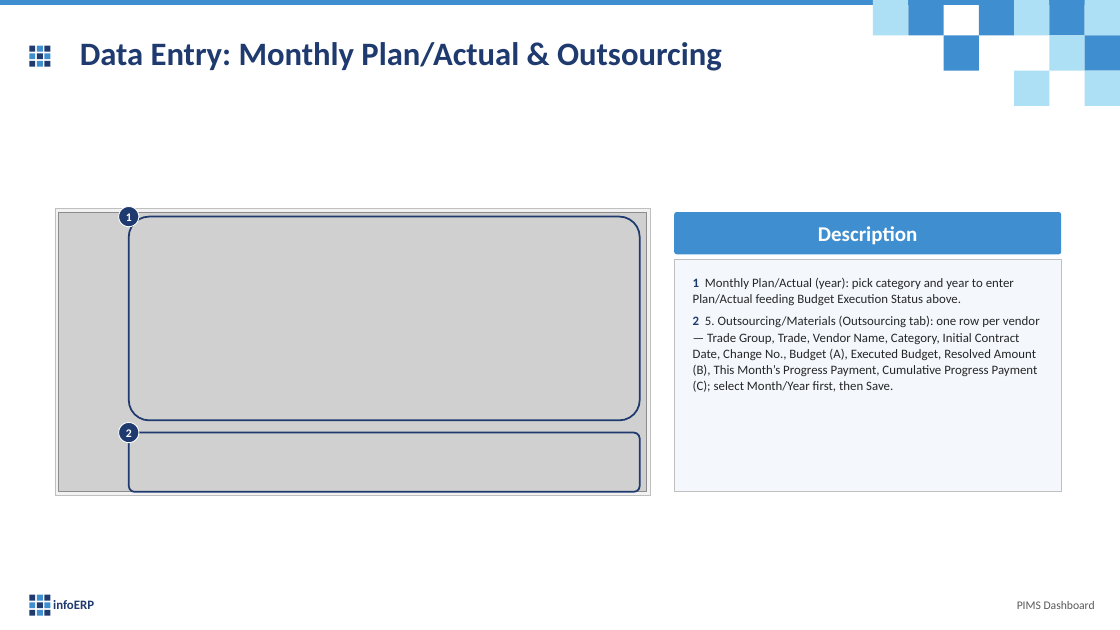
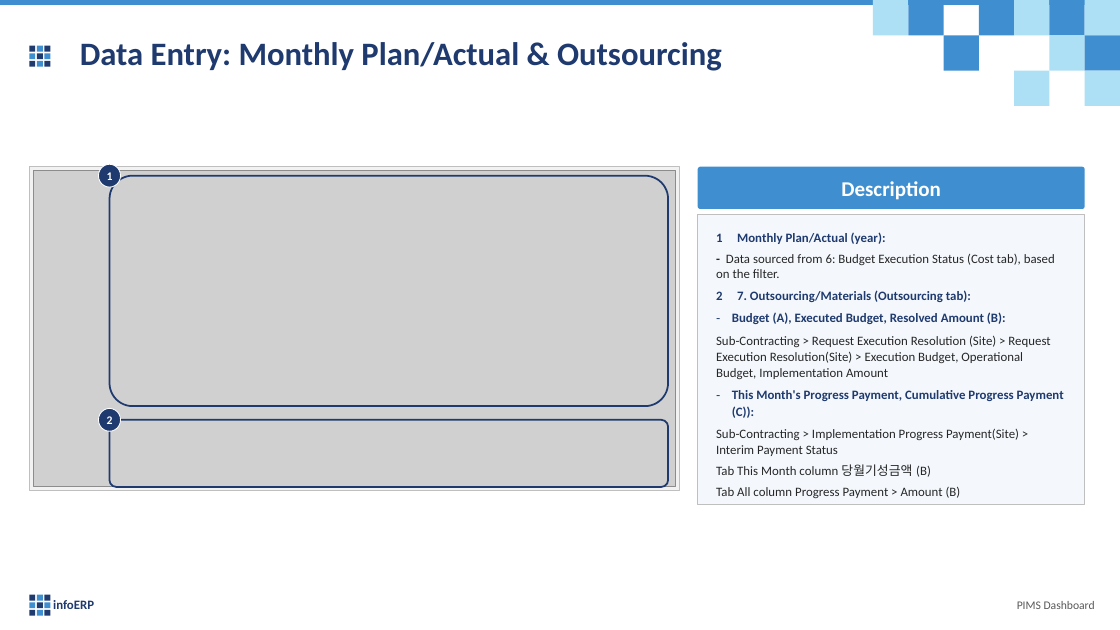
Before and after one commit to truongCLT/PIMS-DASHBOARD, a slide deck: slide 40 of docs/PIMS_Dashboard_User_Guide_Condensed.pptx (slide 37 before the commit). Drawn at 1120x630 pixels with LibreOffice and Linux fonts; fonts in the diff are those of the drawing; grey boxes stand for pictures. Boxes give left, top, right and bottom in pixels: in the first picture for what was removed or moved away, otherwise in the second. Text is boxed around its words. In the diff, an @@ line names an element or a change of style, - is before the commit and + after.

```diff
--- a/docs/PIMS_Dashboard_User_Guide_Condensed.pptx
+++ b/docs/PIMS_Dashboard_User_Guide_Condensed.pptx
@@ rectangle: place and size @@
-rectangle at [55,208,650,495]
+rectangle at [29,166,680,491]
@@ picture: place and size @@
-picture at [59,212,647,492]
+picture at [33,171,676,487]
@@ ellipse "1": place and size @@
-ellipse "1" at [118,207,139,227]
+ellipse "1" at [98,165,120,187]
@@ rounded rectangle: place and size @@
-rounded rectangle at [129,217,639,421]
+rounded rectangle at [109,176,668,406]
@@ rounded rectangle "Description": place and size @@
-rounded rectangle "Description" at [675,212,1062,254]
+rounded rectangle "Description" at [698,166,1086,208]
@@ rectangle: place and size @@
-rectangle at [675,260,1062,492]
+rectangle at [698,214,1086,505]
@@ text at [716,232,1064,498]: text changed @@
-1 Monthly Plan/Actual (year): pick category and year to enter Plan/Actual feeding Budget Execution Status above.
-2 5. Outsourcing/Materials (Outsourcing tab): one row per vendor — Trade Group, Trade, Vendor Name, Category, Initial Contract Date, Change No., Budget (A), Executed Budget, Resolved Amount (B), This Month’s Progress Payment, Cumulative Progress Payment (C); select Month/Year first, then Save.
+1 Monthly Plan/Actual (year):
+- Data sourced from 6: Budget Execution Status (Cost tab), based on the filter.
+2 7. Outsourcing/Materials (Outsourcing tab):
+– Budget (A), Executed Budget, Resolved Amount (B):
+Sub-Contracting > Request Execution Resolution (Site) > Request Execution Resolution(Site) > Execution Budget, Operational Budget, Implementation Amount
+– This Month's Progress Payment, Cumulative Progress Payment (C)):
+Sub-Contracting > Implementation Progress Payment(Site) > Interim Payment Status
+Tab This Month column 당월기성금액 (B)
+Tab All column Progress Payment > Amount (B)
@@ ellipse "2": place and size @@
-ellipse "2" at [118,423,139,443]
+ellipse "2" at [98,408,120,431]
@@ rounded rectangle: place and size @@
-rounded rectangle at [129,433,639,492]
+rounded rectangle at [109,420,668,487]
```
Also in this commit, not shown: 36 other slides changed, 4 slides added, 1 slide removed, 7 other files.
